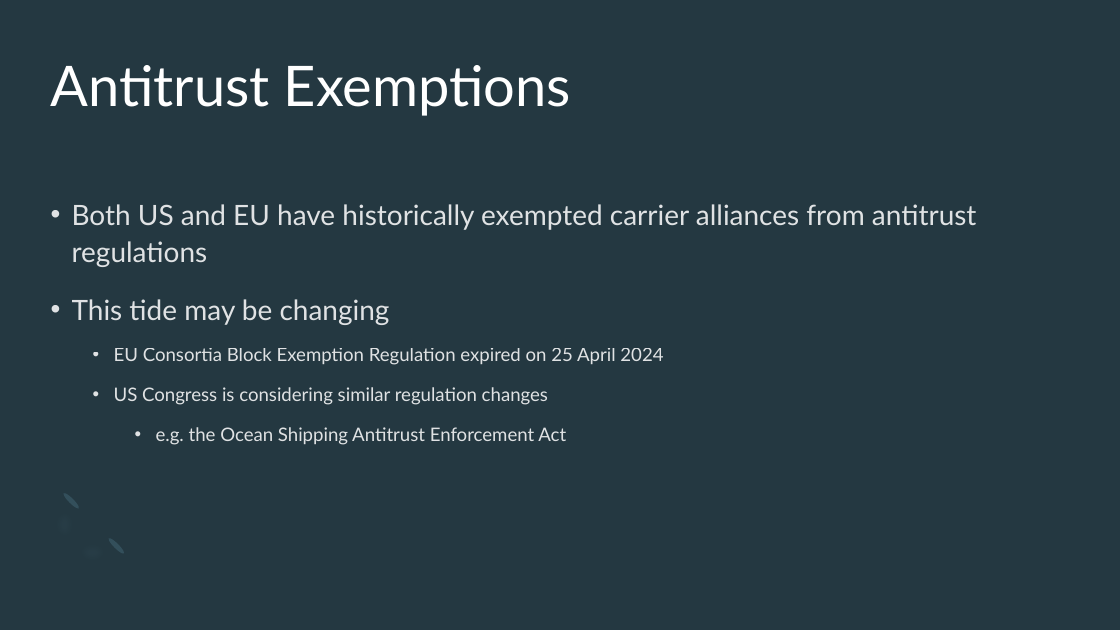
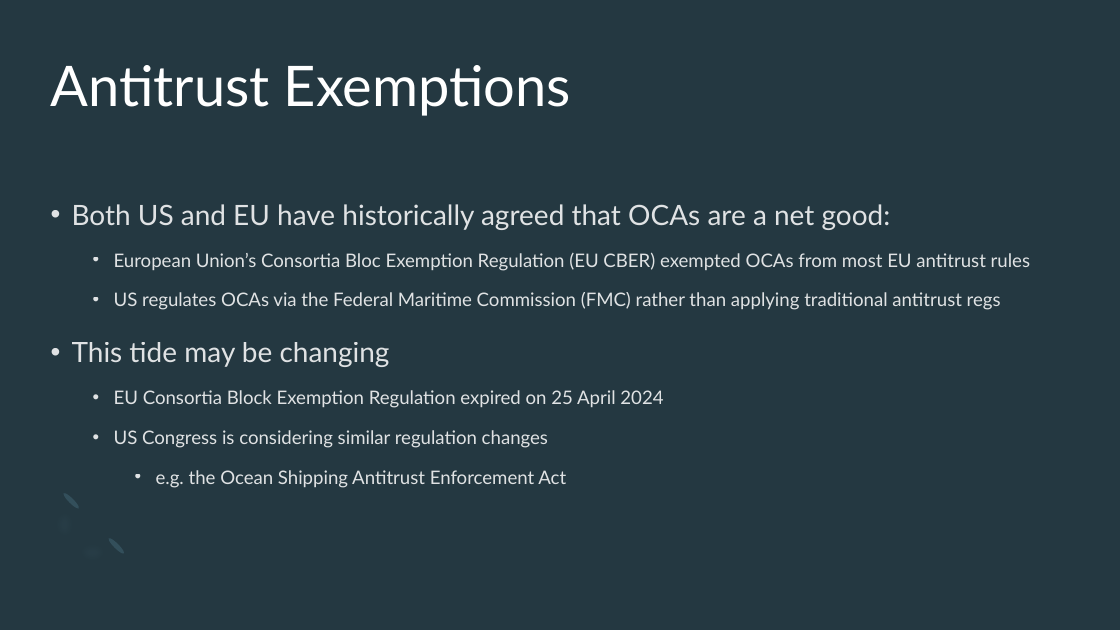
Before and after one commit to epistemetrica/Ocean-Carrier-Alliances-Project, a slide deck: slide 5 of PNREC/PNREC slides.pptx (slide 6 before the commit). Drawn at 1120x630 pixels with LibreOffice and Linux fonts; fonts in the diff are those of the drawing. Boxes give left, top, right and bottom in pixels: in the first picture for what was removed or moved away, otherwise in the second. Text is boxed around its words. In the diff, an @@ line names an element or a change of style, - is before the commit and + after.

```diff
--- a/PNREC/PNREC slides.pptx
+++ b/PNREC/PNREC slides.pptx
@@ text at (72, 204, 1030, 310): text changed; size 24 to 16 pt @@
-• Both US and EU have historically exempted carrier alliances from antitrust regulations
+• Both US and EU have historically agreed that OCAs are a net good:
+  • European Union’s Consortia Bloc Exemption Regulation (EU CBER) exempted OCAs from most EU antitrust rules
+  • US regulates OCAs via the Federal Maritime Commission (FMC) rather than applying traditional antitrust regs
```
Also in this commit, not shown: 4 other slides changed, 9 slides added, 3 slides removed, 13 other files.
